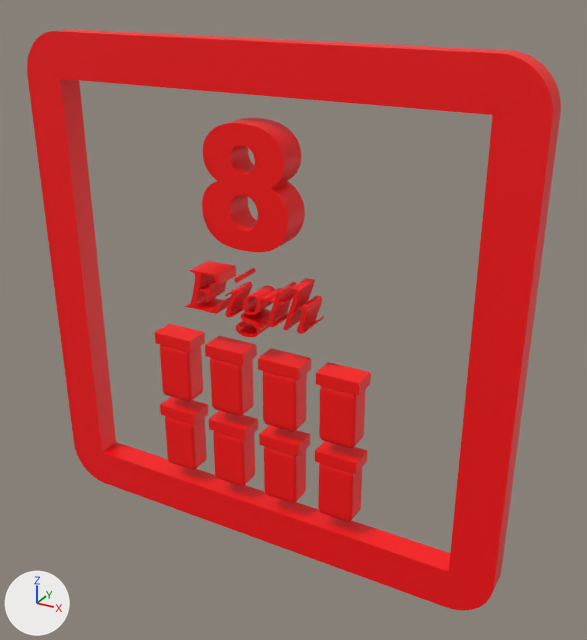
One commit to the glTF model assets/models/Number/Number_8.glb: the scene before it, then after it.
Camera for both pictures: a 50 mm camera at (1.48, -1.09, 2.85) aimed at (0.12, 1.39, 1.61). The axes (+X, +Y, +Z) are drawn at lower left. The lights are the same throughout. Where no turn or scale is listed for an object, it has been applied to the vertices.

Before the edit, the objects in view are built like this:
```python
ob_cube = bpy.data.objects.new('Cube', me_cube)
ob_cube.location = (0.0, 1.328, 1.614)
ob_cube_001 = bpy.data.objects.new('Cube.001', me_cube_059)
ob_cube_001.location = (-0.381, 1.328, 1.304)
ob_cube_002 = bpy.data.objects.new('Cube.002', me_cube_058)
ob_cube_002.location = (-0.381, 1.328, 1.446)
ob_cube_003 = bpy.data.objects.new('Cube.003', me_cube_060)
ob_cube_003.location = (-0.133, 1.328, 1.446)
ob_cube_004 = bpy.data.objects.new('Cube.004', me_cube_061)
ob_cube_004.location = (-0.133, 1.328, 1.304)
ob_cube_005 = bpy.data.objects.new('Cube.005', me_cube_062)
ob_cube_005.location = (0.357, 1.328, 1.304)
ob_cube_006 = bpy.data.objects.new('Cube.006', me_cube_063)
ob_cube_006.location = (0.357, 1.328, 1.446)
ob_cube_011 = bpy.data.objects.new('Cube.011', me_cube_068)
ob_cube_011.location = (0.357, 1.328, 1.11)
ob_cube_012 = bpy.data.objects.new('Cube.012', me_cube_069)
ob_cube_012.location = (0.357, 1.328, 0.968)
# also in view: 'Text.001' at (-0.03, 1.33, 1.67); 'Cube.007' at (0.11, 1.33, 1.45); 'Cube.015' at (-0.38, 1.33, 1.11); 'Cube.016' at (-0.38, 1.33, 0.97); 'Cube.010' at (0.11, 1.33, 1.11)
```
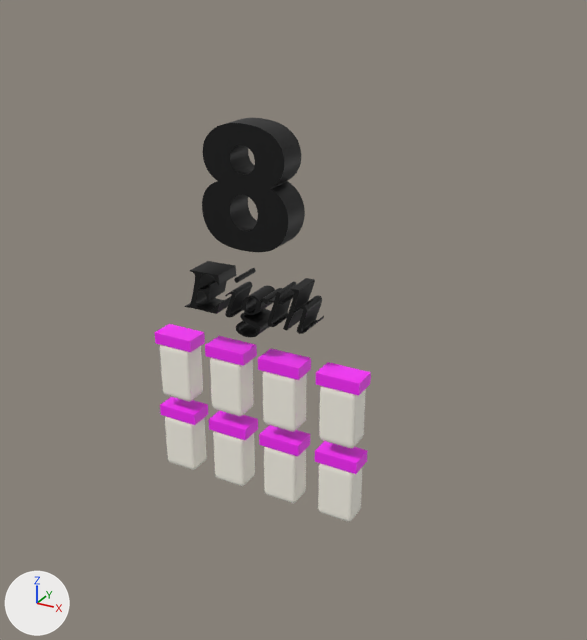
Location of each change, (x1, y1, x2, y2) in pixels of the pictures (587 x 640 px):
'Cube', deleted (red): before (27, 30, 561, 611)
'Text', recoloured (red to black): (202, 118, 305, 252) in both
'Text.001', recoloured (red to black): (185, 261, 324, 337) in both
'Cube.005', recoloured (red to white): (319, 386, 366, 449) in both
'Cube.008', recoloured (red to white): (262, 371, 307, 432) in both
'Cube.004', recoloured (red to white): (210, 358, 254, 416) in both
'Cube.012', recoloured (red to white): (318, 463, 362, 522) in both
'Cube.001', recoloured (red to white): (160, 345, 203, 402) in both
'Cube.009', recoloured (red to white): (264, 447, 306, 504) in both
'Cube.013', recoloured (red to white): (213, 431, 255, 487) in both
'Cube.016', recoloured (red to white): (165, 416, 207, 470) in both
'Cube.006', recoloured (red to pink): (316, 362, 371, 395) in both
'Cube.007', recoloured (red to pink): (258, 348, 311, 380) in both
'Cube.011', recoloured (red to pink): (315, 441, 368, 474) in both
'Cube.003', recoloured (red to pink): (205, 336, 257, 366) in both
'Cube.010', recoloured (red to pink): (259, 425, 310, 456) in both
'Cube.014', recoloured (red to pink): (209, 411, 258, 440) in both
'Cube.002', recoloured (red to pink): (154, 324, 205, 352) in both
'Cube.015', recoloured (red to pink): (160, 397, 208, 425) in both

What the commit changed:
Material 'Material.004' (mat_material_004) changes colour from red #ff0000 to black #000000; in linear values from (1.0, 0.0, 0.0) to (0.0, 0.0, 0.0).
Material 'Material.002' (mat_material_002) changes colour from red #ff0000 to black #000000; in linear values from (1.0, 0.0, 0.0) to (0.0, 0.0, 0.0).
Material 'Material.084' (mat_material_084) changes colour from red #ff0000 to pink #fe26ff; in linear values from (1.0, 0.0, 0.0) to (0.991, 0.0194, 1.0).
Material 'Material.085' (mat_material_085) changes colour from red #ff0000 to white #fffbef; in linear values from (1.0, 0.0, 0.0) to (1.0, 0.965, 0.863).
Material 'Material.086' (mat_material_086) changes colour from red #ff0000 to pink #fe26ff; in linear values from (1.0, 0.0, 0.0) to (0.991, 0.0194, 1.0).
Material 'Material.087' (mat_material_087) changes colour from red #ff0000 to white #fffbef; in linear values from (1.0, 0.0, 0.0) to (1.0, 0.965, 0.863).
Material 'Material.088' (mat_material_088) changes colour from red #ff0000 to white #fffbef; in linear values from (1.0, 0.0, 0.0) to (1.0, 0.965, 0.863).
Material 'Material.089' (mat_material_089) changes colour from red #ff0000 to pink #fe26ff; in linear values from (1.0, 0.0, 0.0) to (0.991, 0.0194, 1.0).
Material 'Material.090' (mat_material_090) changes colour from red #ff0000 to pink #fe26ff; in linear values from (1.0, 0.0, 0.0) to (0.991, 0.0194, 1.0).
Material 'Material.091' (mat_material_091) changes colour from red #ff0000 to white #fffbef; in linear values from (1.0, 0.0, 0.0) to (1.0, 0.965, 0.863).
Material 'Material.092' (mat_material_092) changes colour from red #ff0000 to white #fffbef; in linear values from (1.0, 0.0, 0.0) to (1.0, 0.965, 0.863).
Material 'Material.093' (mat_material_093) changes colour from red #ff0000 to pink #fe26ff; in linear values from (1.0, 0.0, 0.0) to (0.991, 0.0194, 1.0).
Material 'Material.094' (mat_material_094) changes colour from red #ff0000 to pink #fe26ff; in linear values from (1.0, 0.0, 0.0) to (0.991, 0.0194, 1.0).
Material 'Material.095' (mat_material_095) changes colour from red #ff0000 to white #fffbef; in linear values from (1.0, 0.0, 0.0) to (1.0, 0.965, 0.863).
Material 'Material.096' (mat_material_096) changes colour from red #ff0000 to white #fffbef; in linear values from (1.0, 0.0, 0.0) to (1.0, 0.965, 0.863).
Material 'Material.097' (mat_material_097) changes colour from red #ff0000 to pink #fe26ff; in linear values from (1.0, 0.0, 0.0) to (0.991, 0.0194, 1.0).
Material 'Material.098' (mat_material_098) changes colour from red #ff0000 to pink #fe26ff; in linear values from (1.0, 0.0, 0.0) to (0.991, 0.0194, 1.0).
Material 'Material.099' (mat_material_099) changes colour from red #ff0000 to white #fffbef; in linear values from (1.0, 0.0, 0.0) to (1.0, 0.965, 0.863).
Object 'Cube' (ob_cube) is deleted.
